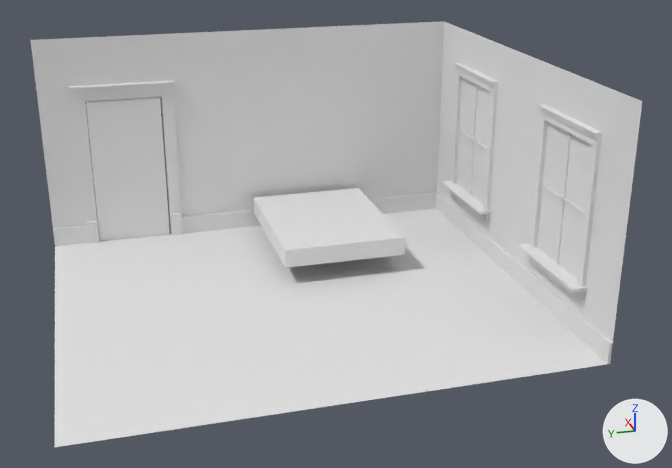
The Blender file Assets/models/floor_2/bedroom_e/bedroom_e.blend, before and after one commit.
Rendered twice from a 50 mm lens placed at (-32.1, 7.3, 15.6), pointed at (-0.9, -1.4, 2.8). Lighting does not change. The marker at lower right points along +X, +Y and +Z. Materials are left out; every surface is plain grey.

Script lines for the objects in view, before the commit:
```python
ob_cube = bpy.data.objects.new('Cube', me_cube)
ob_cube.location = (4.31, -2.37, 1.16)
ob_cube.scale = (3.25, 2.5, 0.375)
ob_floor = bpy.data.objects.new('floor', me_plane_004)
ob_floor.location = (0.0, 0.0, 0.0)
ob_floor.scale = (8.0, 9.0, 0.6)
ob_floor_board_e = bpy.data.objects.new('floor_board_e', me_cube_010)
ob_floor_board_e.location = (0.0, -8.95, 0.4)
ob_floor_board_e.scale = (8.0, 0.05, 0.4)
ob_floor_board_n = bpy.data.objects.new('floor_board_n', me_cube_013)
ob_floor_board_n.location = (7.92, 0.0, 0.4)
ob_floor_board_n.rotation_euler = (0.0, 0.0, 1.571)  # degrees (0, 0, 90)
ob_floor_board_n.scale = (9.0, 0.05, 0.4)
ob_glass = bpy.data.objects.new('glass', me_cube_001)
ob_glass.parent = ob_window_frame_n
ob_glass.location = (4.008, -9.014, 4.509)
ob_glass.scale = (2.0, 0.0125, 2.51)
ob_glass_001 = bpy.data.objects.new('glass.001', me_cube_006)
ob_glass_001.parent = ob_window_frame_s
ob_glass_001.location = (4.008, -9.014, 4.509)
ob_glass_001.scale = (2.0, 0.0125, 2.51)
ob_wall_e = bpy.data.objects.new('wall_e', me_cube_007)
ob_wall_e.location = (0.0, 0.0, 4.5)
ob_wall_e.scale = (8.0, 9.0, 4.5)
ob_window_frame_n = bpy.data.objects.new('window_frame_n', me_cube_003)
ob_window_frame_n.location = (4.0, -9.09, 4.5)
ob_window_frame_n.scale = (2.0, 0.25, 3.0)
ob_window_frame_s = bpy.data.objects.new('window_frame_s', me_cube_005)
ob_window_frame_s.location = (-3.99, -9.09, 4.5)
ob_window_frame_s.scale = (2.0, 0.25, 3.0)
# also in view: 'door_frame' at (8.0, 5.5, 3.5); 'wall_n' at (8.0, 0.0, 4.5); 'main_door' at (8.0, 5.5, 3.2)
```
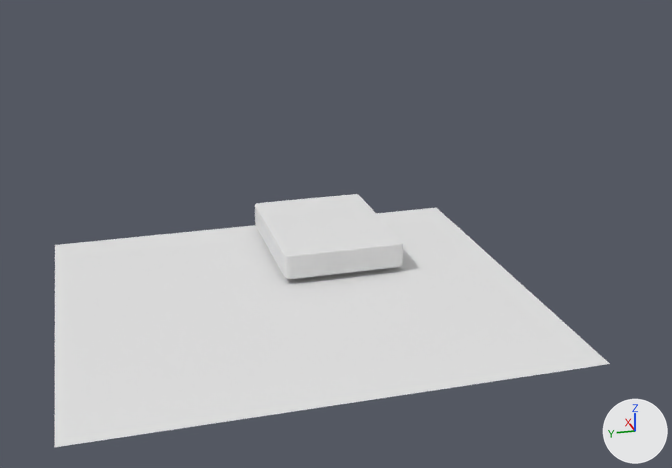
The change, as a diff of the scene's bpy script:
```diff
--- a/Assets/models/floor_2/bedroom_e/bedroom_e.blend.py
+++ b/Assets/models/floor_2/bedroom_e/bedroom_e.blend.py
@@ me_cube @@
 # used by ob_cube; location = (4.31, -2.37, 1.16); scale = (3.25, 2.5, 0.375)
-me_cube.from_pydata(...)  # 8 vertices, 6 faces; spans x -1.0..1.0, y -1.0..1.0, z -1.0..1.0
+me_cube.from_pydata(...)  # 56 vertices, 54 faces; spans x -1.0..1.0, y -1.0..1.0, z -1.0..1.0
+# me_cube part 1
+# 6 faces are deleted
+# 4 vertices are added at (-0.9, 1.0, 1.0), (-0.9, 1.0, -1.0), (-0.9, -1.0, 1.0), (-0.9, -1.0, -1.0)
+# 6 new vertices lie (0.0, 0.15, 0.0) away from vertices in x -1.0..1.0, y -1.0, z -1.0..1.0
+# 8 new vertices lie (0.0, 0.0, -0.05) away from vertices in x -1.0..1.0, y -1.0..1.0, z 1.0
+# 8 new vertices lie (-0.1, 0.0, 0.0) away from vertices in x 1.0, y -1.0..1.0, z -1.0..1.0
+# 10 new vertices lie (0.0, -0.15, 0.0) away from vertices in x -1.0..1.0, y 1.0, z -1.0..1.0
+# 12 new vertices lie (0.0, 0.0, 0.05) away from vertices in x -1.0..1.0, y -1.0..1.0, z -1.0
+# 54 new faces join them
@@ ob_window_frame_s @@
 ob_window_frame_s.scale = (2.0, 0.25, 3.0)
+ob_window_frame_s.hide_set(True)  # its collection is switched off
@@ ob_glass_001 @@
 ob_glass_001.scale = (2.0, 0.0125, 2.51)
+ob_glass_001.hide_set(True)  # its collection is switched off
@@ ob_window_frame_n @@
 ob_window_frame_n.scale = (2.0, 0.25, 3.0)
+ob_window_frame_n.hide_set(True)  # its collection is switched off
@@ ob_glass @@
 ob_glass.scale = (2.0, 0.0125, 2.51)
+ob_glass.hide_set(True)  # its collection is switched off
@@ ob_floor_board_e @@
 ob_floor_board_e.scale = (8.0, 0.05, 0.4)
+ob_floor_board_e.hide_set(True)  # its collection is switched off
@@ ob_wall_e @@
 ob_wall_e.scale = (8.0, 9.0, 4.5)
+ob_wall_e.hide_set(True)  # its collection is switched off
@@ ob_floor_board_n @@
 ob_floor_board_n.scale = (9.0, 0.05, 0.4)
+ob_floor_board_n.hide_set(True)  # its collection is switched off
@@ ob_wall_n @@
 ob_wall_n.scale = (8.0, 9.0, 4.5)
+ob_wall_n.hide_set(True)  # its collection is switched off
@@ ob_main_door @@
 ob_main_door.scale = (0.1, 1.55, 3.15)
+ob_main_door.hide_set(True)  # its collection is switched off
@@ ob_door_frame @@
 ob_door_frame.scale = (0.1, 2.25, 3.5)
+ob_door_frame.hide_set(True)  # its collection is switched off
@@ ob_cube @@
 ob_cube = bpy.data.objects.new('Cube', me_cube)
-ob_cube.location = (4.31, -2.37, 1.16)
-ob_cube.scale = (3.25, 2.5, 0.375)
+ob_cube.location = (4.31, -2.37, 0.75)
+ob_cube.scale = (3.25, 2.5, 0.511)
+_m = ob_cube.modifiers.new('Subsurf', 'SUBSURF')
+_m.levels = 2
```

Changed parts and their boxes [x1, y1, x2, y2] in the pictures (672 x 468 px):
'wall_n', hidden: before [30, 21, 444, 228]
'wall_e', hidden: before [437, 21, 642, 361]
'Cube', reshaped, moved, rescaled, modifiers changed (6% taller): before [253, 188, 405, 268]; after [255, 194, 403, 279]
'main_door', hidden: before [86, 97, 170, 241]
'glass.001', hidden: before [537, 122, 591, 278]
'door_frame', hidden: before [69, 81, 183, 244]
'window_frame_s', hidden: before [518, 104, 602, 299]
'floor_board_e', hidden: before [435, 192, 613, 364]
'window_frame_n', hidden: before [441, 63, 498, 221]
'floor_board_n', hidden: before [53, 192, 438, 246]
'glass', hidden: before [457, 77, 490, 204]
